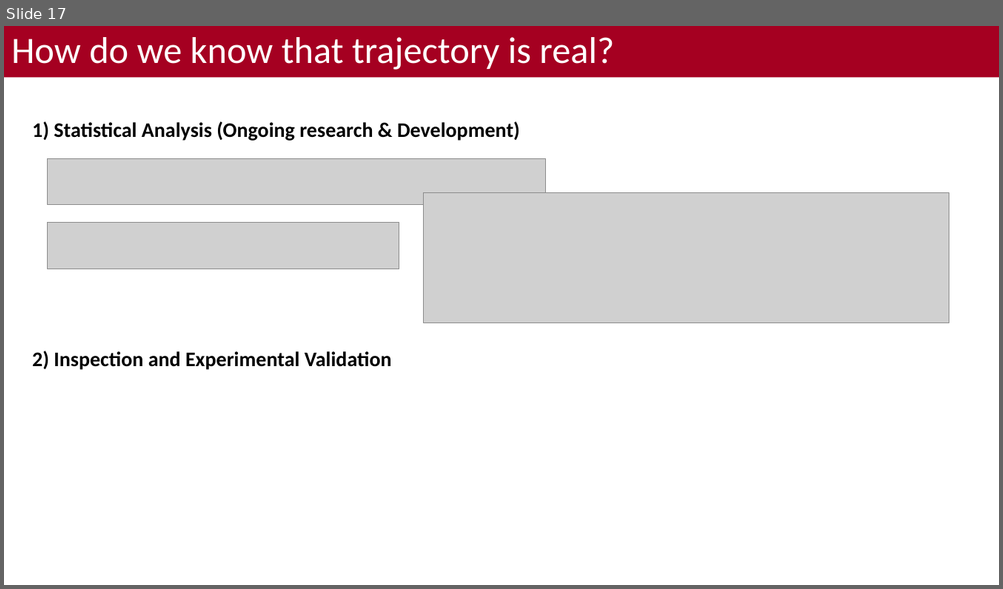
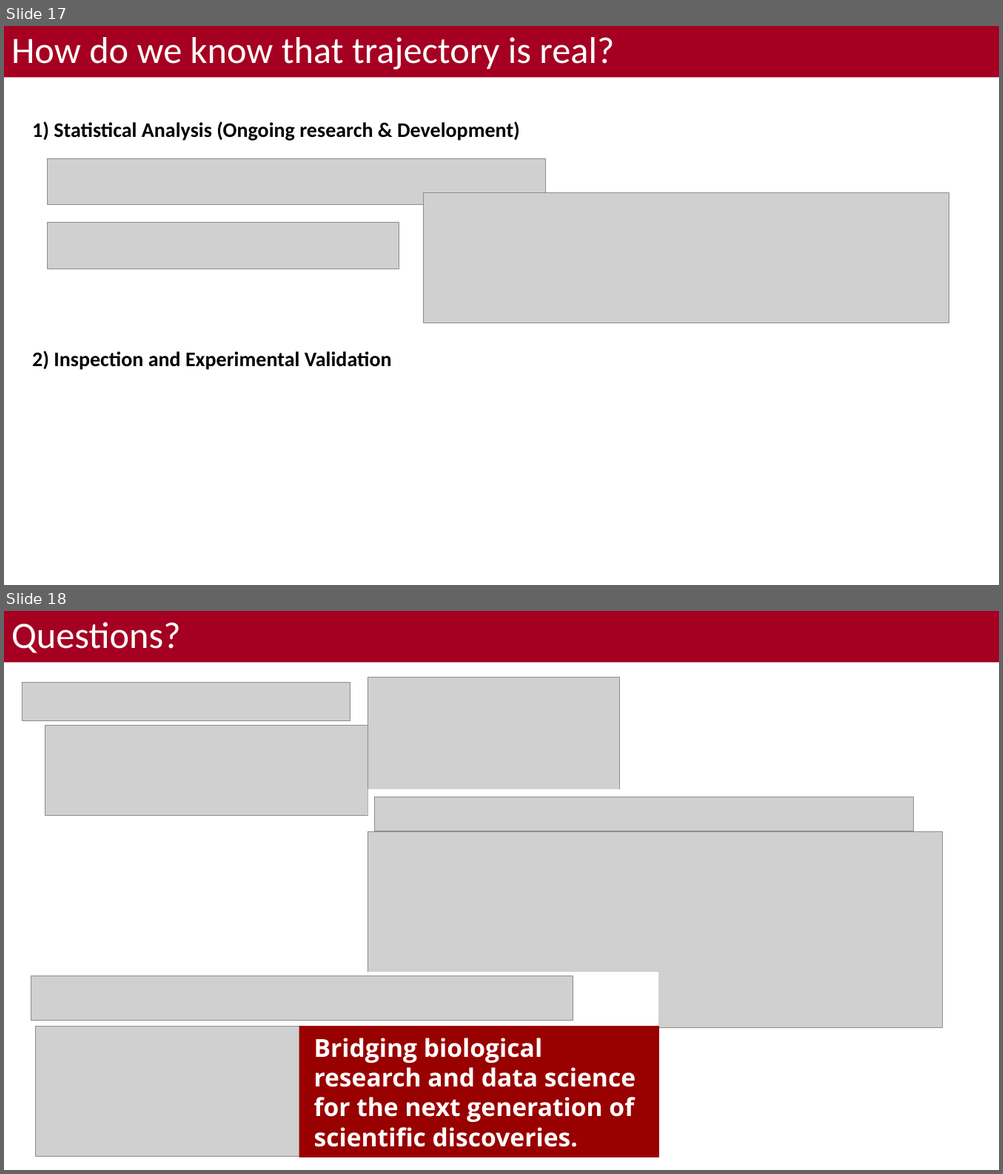
Before and after one commit to bacorli2/scrna_workshop, a slide deck: M6_Monocle_Pseudotime/M6_Monocle_Timeseries.pptx. Shown one above the other, each under a label of ours: slide 17 before the commit, slides 17 and 18 after it. The pictures are 1003x589 and 1003x1174 pixels, drawn with LibreOffice and Linux fonts; fonts in the diff are those of the drawing; grey boxes stand for pictures; background and template pictures are left out. Boxes give left, top, right and bottom in pixels: in the first picture for what was removed or moved away, otherwise in the second. Text is boxed around its words. In the diff, an @@ line names an element or a change of style, - is before the commit and + after.

```diff
--- a/M6_Monocle_Pseudotime/M6_Monocle_Timeseries.pptx
+++ b/M6_Monocle_Pseudotime/M6_Monocle_Timeseries.pptx
@@ slide 18 added at bbox=[4, 611, 999, 1170], background #FFFFFF; not listed: 1 template element that a slide beside it also shows @@
@@ title added at bbox=[4, 611, 999, 663], fill #A50021, 36 pt, text #FFFFFF @@
+Questions?
@@ picture added at bbox=[22, 683, 350, 721] @@
@@ picture added at bbox=[368, 678, 620, 816] @@
@@ picture added at bbox=[45, 725, 373, 815] @@
@@ rectangle added at bbox=[368, 789, 942, 826], fill #FFFFFF @@
@@ picture added at bbox=[374, 797, 913, 831] @@
@@ picture added at bbox=[368, 832, 942, 1028] @@
@@ group added at bbox=[31, 973, 659, 1159]: 2 rectangles, 2 pictures, 1 text @@
+Bridging biological research and data science for the next generation of scientific discoveries.
```
Also in this commit, not shown: 4 other files.
